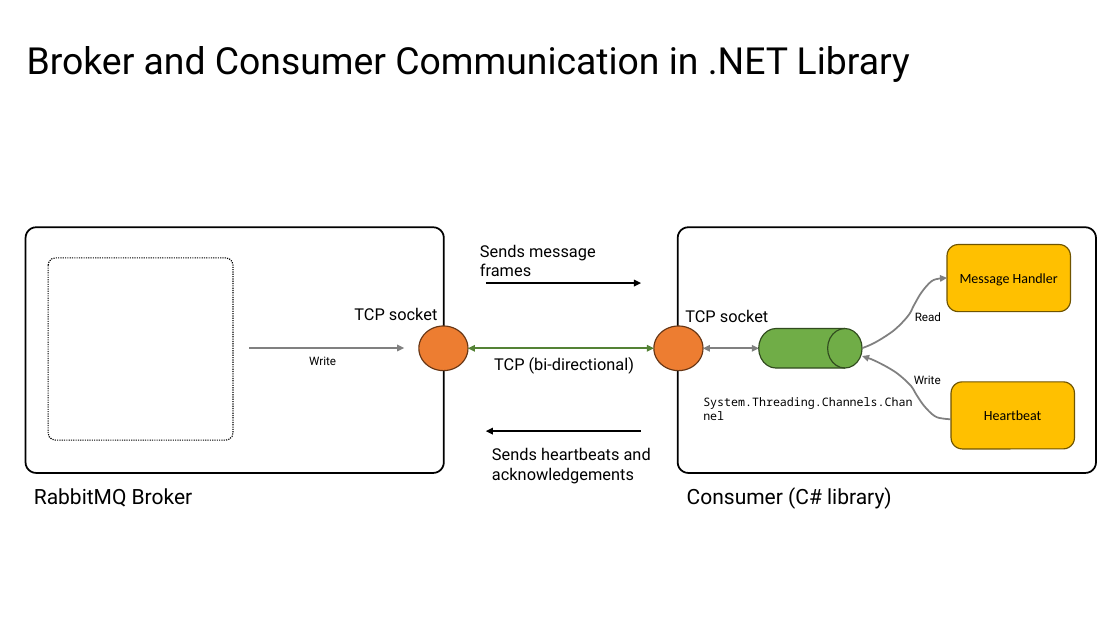
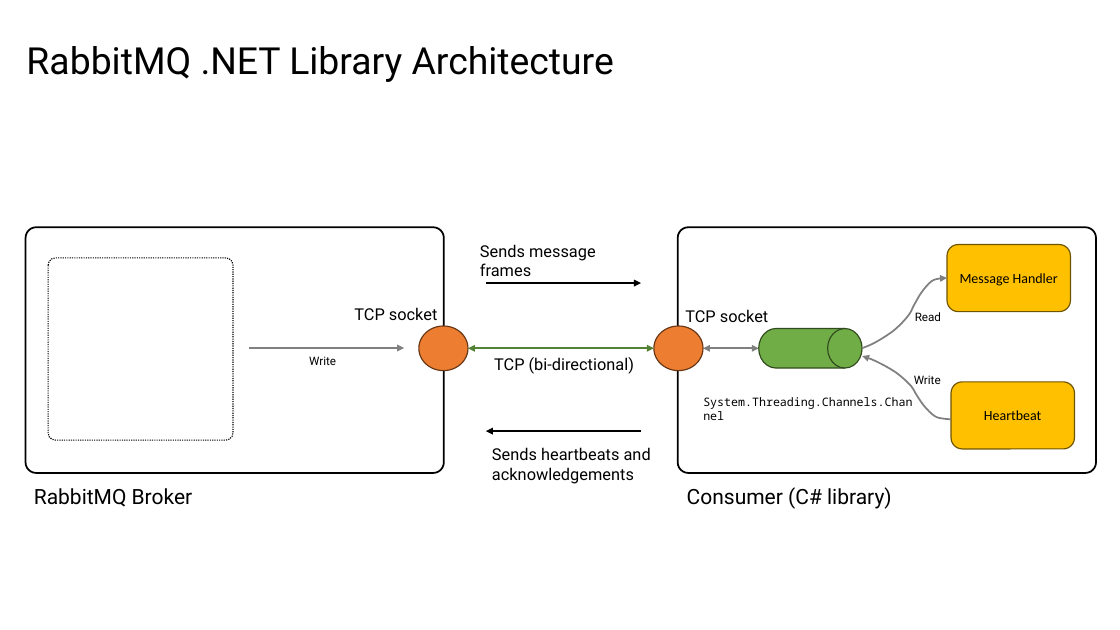
Before and after one commit to roblappcoupa/rabbitmq-presentation, a slide deck: slide 22 of Docs/RabbitMQ.pptx. Drawn at 1120x630 pixels with LibreOffice and Linux fonts; fonts in the diff are those of the drawing. Boxes give left, top, right and bottom in pixels: in the first picture for what was removed or moved away, otherwise in the second. Text is boxed around its words. In the diff, an @@ line names an element or a change of style, - is before the commit and + after.

```diff
--- a/Docs/RabbitMQ.pptx
+++ b/Docs/RabbitMQ.pptx
@@ text at <box>26,46,614,82</box>: text changed @@
-Broker and Consumer Communication in .NET Library
+RabbitMQ .NET Library Architecture
```
Also in this commit, not shown: 5 other slides changed.
